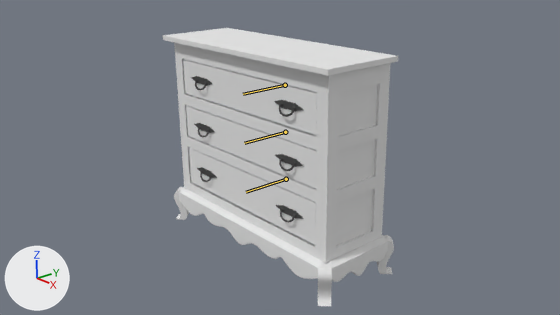
One commit to the Blender file Assets/models/floor_2/bedroom_sw/dresser04/dresser04.blend: the scene before it, then after it.
Both versions are drawn from the file's camera 'Camera'. Every picture has the same lights, and +X, +Y and +Z are marked at lower left. The bones that bend it are drawn over the model as lines.

Objects in the first picture: 'base', 'drawe_bottom', 'drawer_hardware_bottom', 'drawer_middle', 'drawer_pull_hinges_bottom', 'drawer_pulls_bottom', 'drawer_top', 'legs', 'molding_bottom_front', 'molding_bottom_right', 'trim_bottom', 'trim_top'.
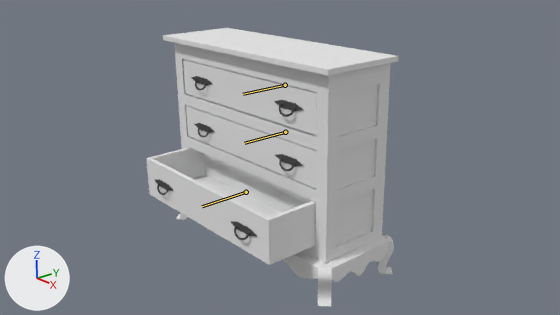
The newer file adds an action. The first version stands in its rest pose; the second is drawn at frame 10 of the action 'dresser04_bottom_drawer_open'.

The change, as JSON lines over the scene's bpy script:
```json
{"block": "bone_drawer_bottom_bone", "where": "bone_drawer_bottom_bone = bpy.data.objects['Armature'].pose.bones['drawer_bottom_bone']"}
{"op": "set", "path": "bone_drawer_bottom_bone.location", "old": "(0.0, 0.0, 0.0)", "new": "(0.0, 1.0, 0.0)"}
```

Boxes (x1, y1, x2, y2) around the edits, measured in the pictures (560 x 315 px):
```json
{"object": "drawe_bottom", "change": "posed", "before": [189, 143, 316, 245], "after": [146, 144, 316, 265]}
{"object": "drawer_hardware_bottom", "change": "posed", "before": [197, 167, 303, 219], "after": [155, 179, 257, 237], "on screen": "11% taller"}
{"object": "drawer_pulls_bottom", "change": "posed", "before": [200, 172, 295, 223], "after": [157, 184, 249, 240], "on screen": "10% taller"}
{"object": "drawer_pull_hinges_bottom", "change": "posed", "before": [201, 170, 297, 216], "after": [158, 182, 251, 234], "on screen": "13% taller"}
{"object": "molding_bottom_front", "change": "unchanged, covered by the edit", "before": [178, 192, 318, 279], "after": [283, 255, 318, 279]}
{"object": "trim_bottom", "change": "unchanged, covered by the edit", "before": [180, 184, 387, 268], "after": [294, 237, 387, 268]}
{"bone": "drawer_bottom_bone", "before": "(286, 179) to (246, 192)", "after": "(246, 192) to (202, 206)"}
```
